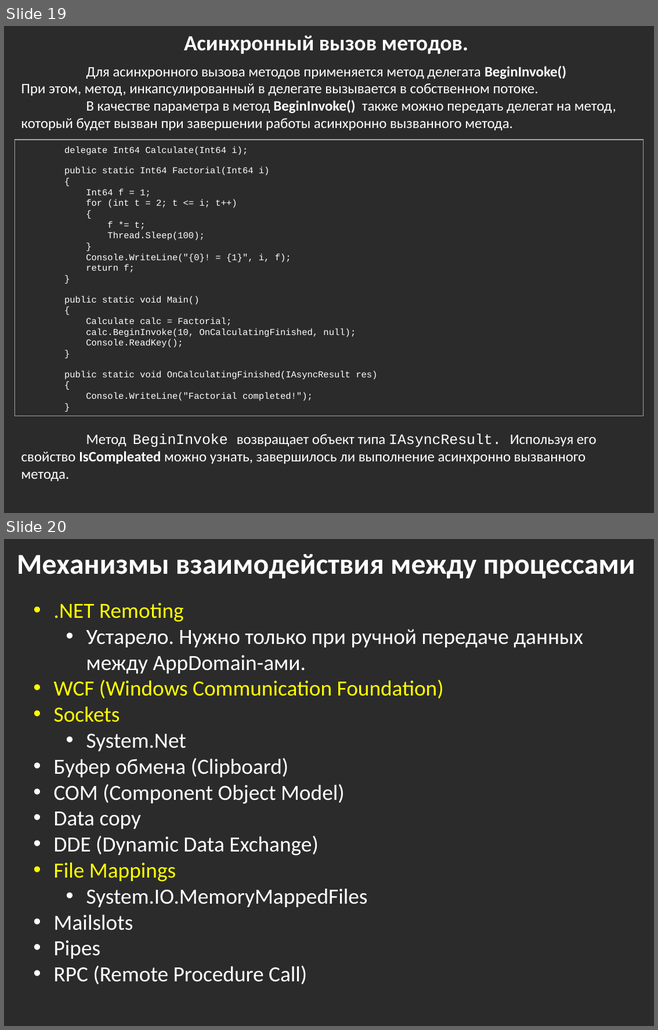
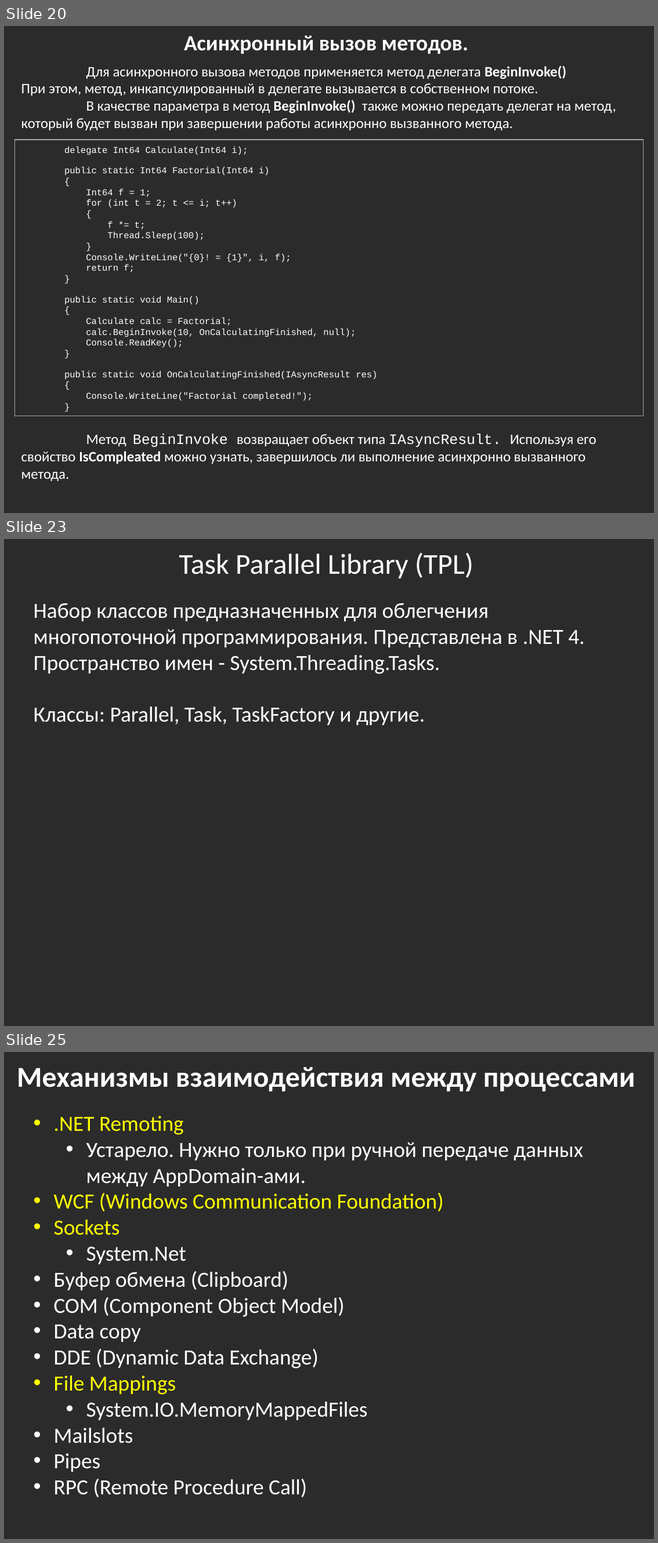
Before and after one commit to bazile/Training, a slide deck: Presentation/lesson-08.pptx. Shown one above the other, each under a label of ours: slides 19 and 20 before the commit, slides 20, 23 and 25 after it; the slides between them are not shown. The pictures are 658x1030 and 658x1543 pixels, drawn with LibreOffice and Linux fonts; fonts in the diff are those of the drawing; background and template pictures are left out; a plain dark background stands for a picture behind light text. Boxes give left, top, right and bottom in pixels: in the first picture for what was removed or moved away, otherwise in the second. Text is boxed around its words. In the diff, an @@ line names an element or a change of style, - is before the commit and + after.

Commit message:
Updated multi-threading presentation (lesson #8)

```diff
--- a/Presentation/lesson-08.pptx
+++ b/Presentation/lesson-08.pptx
@@ slide 23 added at (x1=4, y1=539, x2=654, y2=1026), background picture (left out) @@
@@ text added at (x1=179, y1=552, x2=473, y2=578), 32 pt, text #FFFFFF @@
+Task Parallel Library (TPL)
@@ text added at (x1=34, y1=603, x2=584, y2=725), 24 pt, text #FFFFFF @@
+Набор классов предназначенных для облегчения многопоточной программирования. Представлена в .NET 4. Пространство имен - System.Threading.Tasks.
+Классы: Parallel, Task, TaskFactory и другие.
@@ what was slide 19 is now slide 20 @@
@@ what was slide 20 is now slide 25 @@
```
Also in this commit, not shown: 3 slides changed, 4 other slides added.
